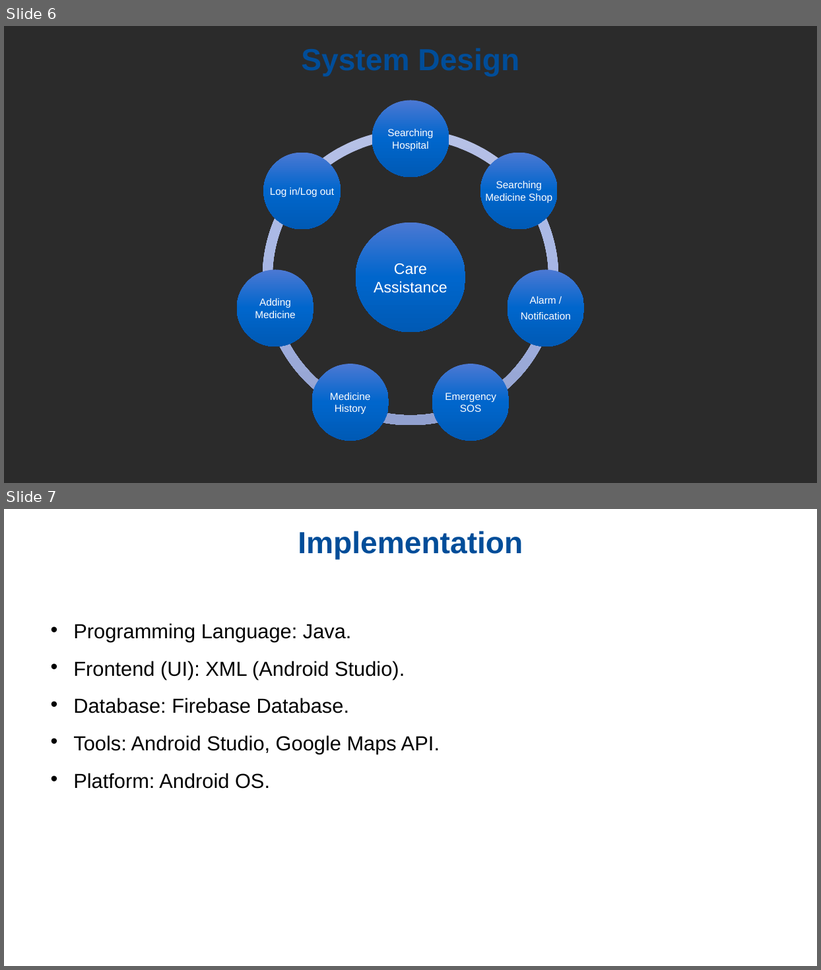
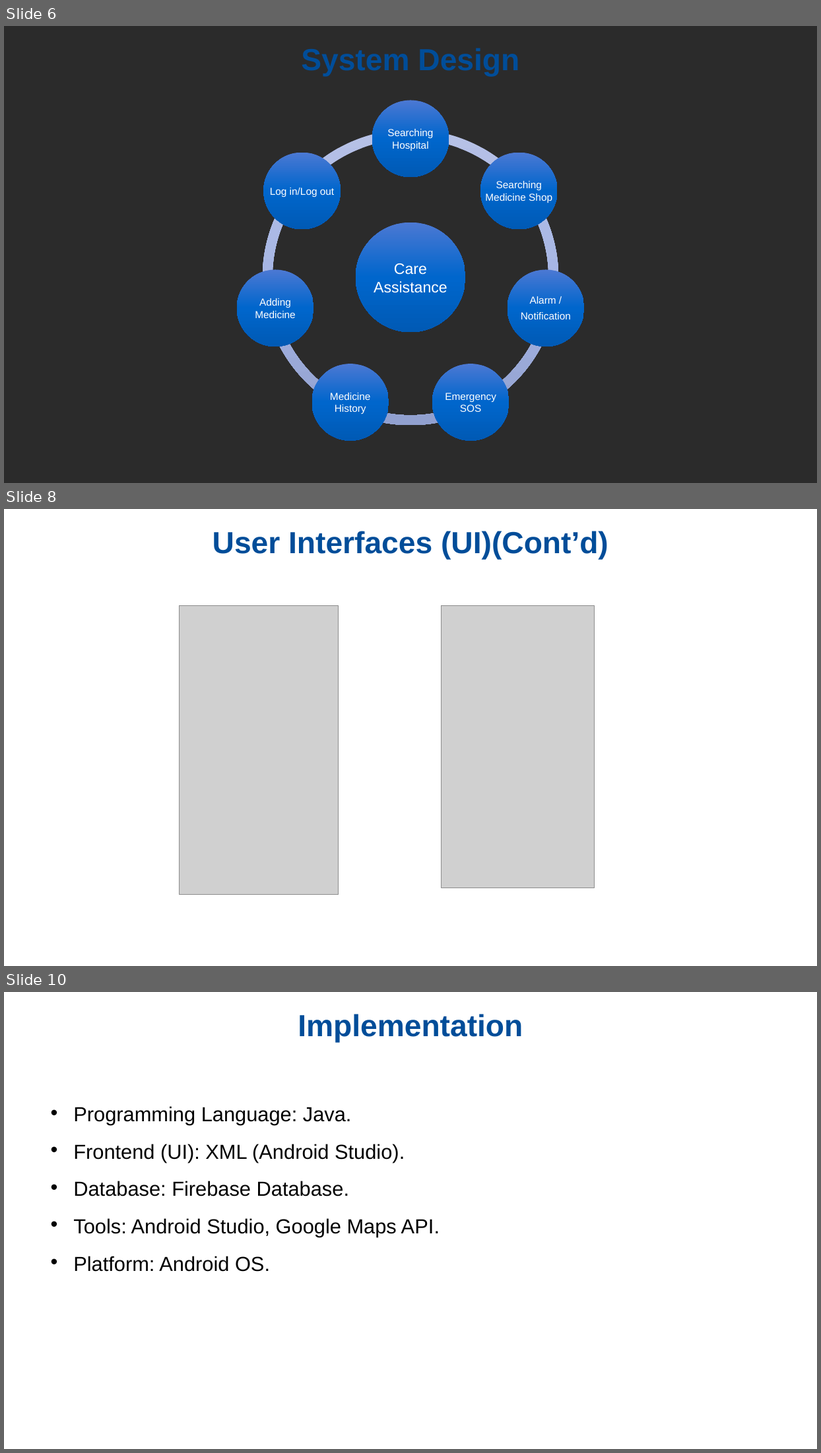
Before and after one commit to tamzeedpmit/PMIT, a slide deck: Presentation Slide.pptx. Shown one above the other, each under a label of ours: slides 6 and 7 before the commit, slides 6, 8 and 10 after it; the slides between them are not shown. The pictures are 821x970 and 821x1453 pixels, drawn with LibreOffice and Linux fonts; fonts in the diff are those of the drawing; grey boxes stand for pictures; background and template pictures are left out; a plain dark background stands for a picture behind light text. Boxes give left, top, right and bottom in pixels: in the first picture for what was removed or moved away, otherwise in the second. Text is boxed around its words. In the diff, an @@ line names an element or a change of style, - is before the commit and + after.

```diff
--- a/Presentation Slide.pptx
+++ b/Presentation Slide.pptx
@@ slide 8 added at [4, 509, 817, 966], background picture (left out) @@
@@ title added at [213, 531, 609, 559], 36 pt, text #004C99, bold @@
+User Interfaces (UI)(Cont’d)
@@ picture added at [180, 606, 338, 895] @@
@@ picture added at [442, 606, 595, 889] @@
@@ what was slide 7 is now slide 10 @@
```
Also in this commit, not shown: 1 slide changed, 2 other slides added.
